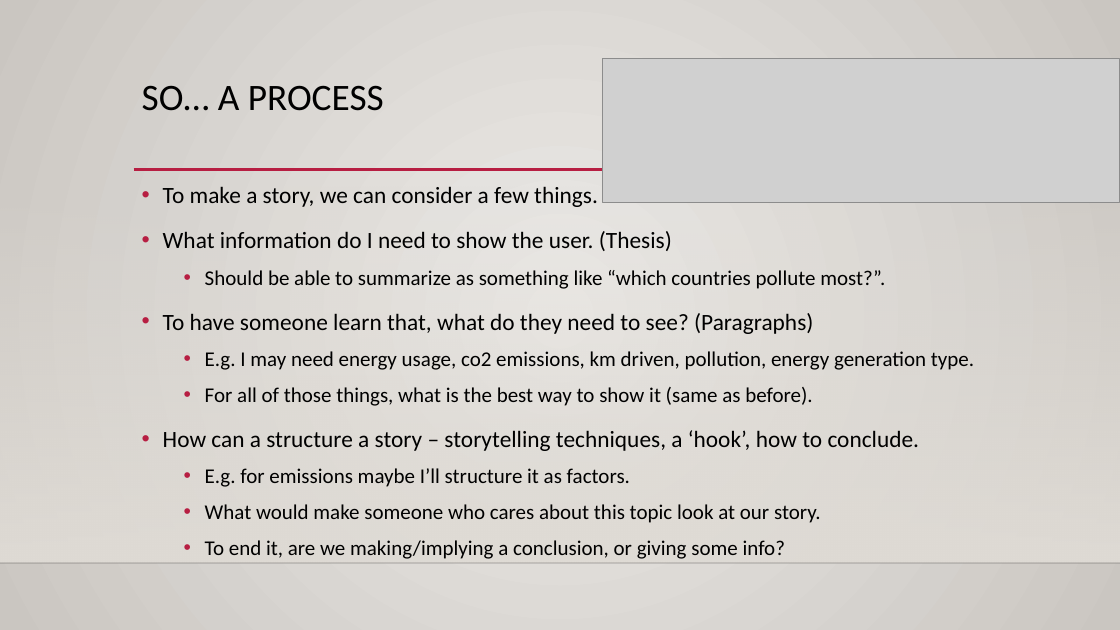
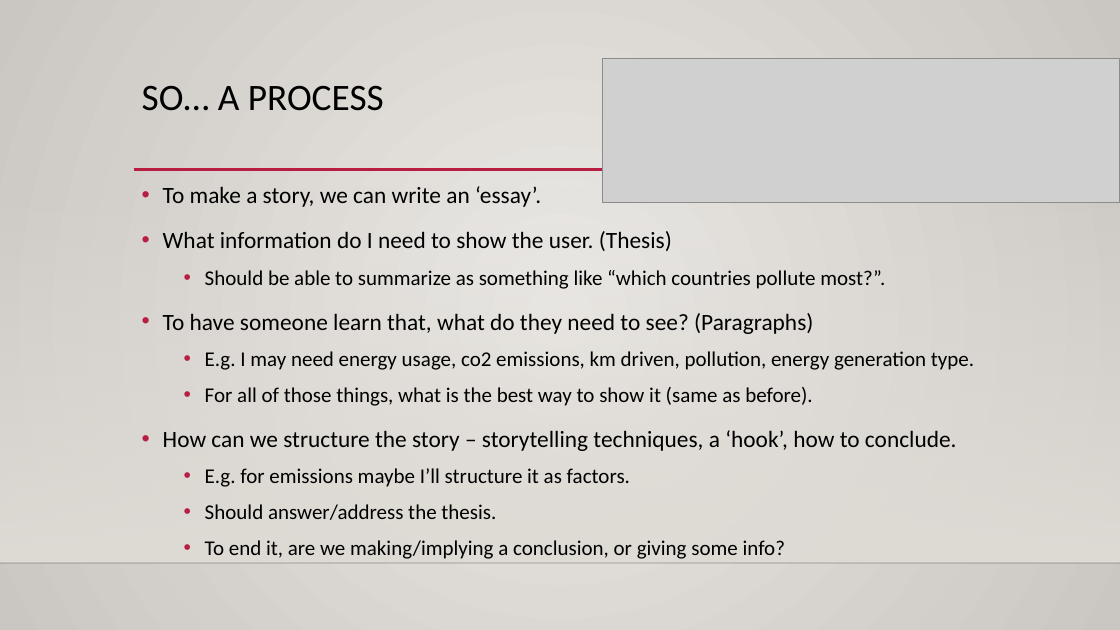
Before and after one commit to AkeemSemper/ml_datasets, a slide deck: slide 12 of slides/011_stories.pptx (slide 10 before the commit). Drawn at 1120x630 pixels with LibreOffice and Linux fonts; fonts in the diff are those of the drawing; grey boxes stand for pictures; background and template pictures are left out. Boxes give left, top, right and bottom in pixels: in the first picture for what was removed or moved away, otherwise in the second. Text is boxed around its words. In the diff, an @@ line names an element or a change of style, - is before the commit and + after.

```diff
--- a/slides/011_stories.pptx
+++ b/slides/011_stories.pptx
@@ text at [163,186,541,207]: text changed @@
-• To make a story, we can consider a few things.
+• To make a story, we can write an ‘essay’.
@@ text at [163,430,957,451]: text changed @@
-• How can a structure a story – storytelling techniques, a ‘hook’, how to conclude.
+• How can we structure the story – storytelling techniques, a ‘hook’, how to conclude.
@@ text at [205,504,496,520]: text changed @@
-  • What would make someone who cares about this topic look at our story.
+  • Should answer/address the thesis.
```
Also in this commit, not shown: 1 other slide changed, 3 slides added, 1 slide removed, 2 other files.
